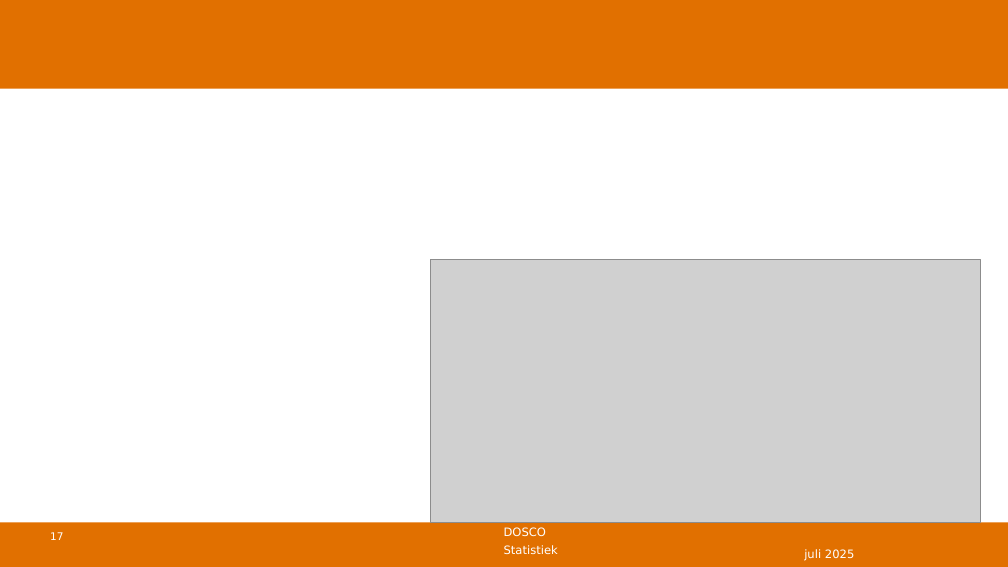
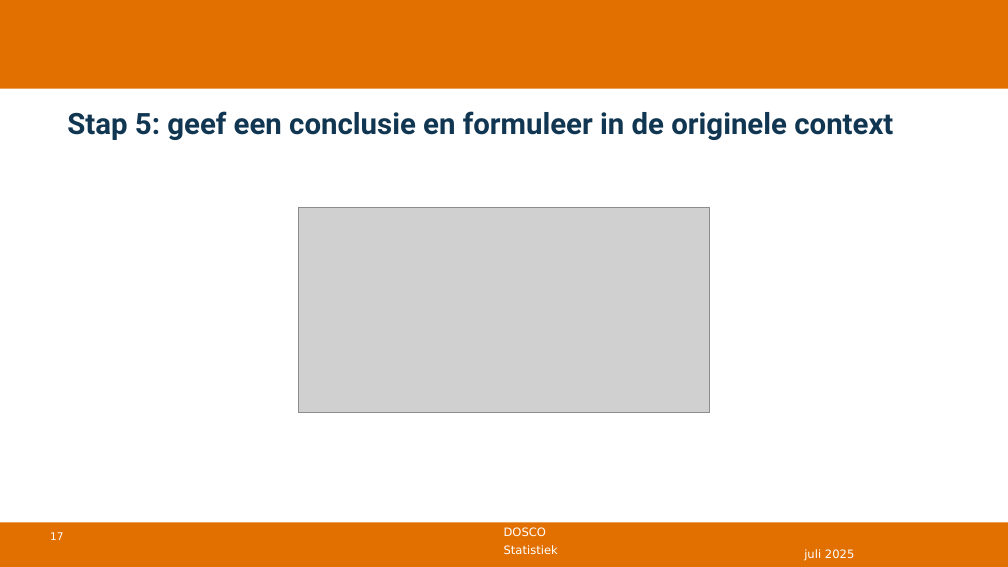
Before and after one commit to DBlom96/Statistiek, a slide deck: slide 17 of Danny/Onderwijs/Statistiek/2024-2025/Slides/Nieuwe slides/Statistiek 2024-2025 -- college 10 -- chikwadraat.pptx. Drawn at 1008x567 pixels with LibreOffice and Linux fonts; fonts in the diff are those of the drawing; grey boxes stand for pictures; background and template pictures are left out. Boxes give left, top, right and bottom in pixels: in the first picture for what was removed or moved away, otherwise in the second. Text is boxed around its words. In the diff, an @@ line names an element or a change of style, - is before the commit and + after.

```diff
--- a/Danny/Onderwijs/Statistiek/2024-2025/Slides/Nieuwe slides/Statistiek 2024-2025 -- college 10 -- chikwadraat.pptx
+++ b/Danny/Onderwijs/Statistiek/2024-2025/Slides/Nieuwe slides/Statistiek 2024-2025 -- college 10 -- chikwadraat.pptx
@@ title added at <box>67,111,893,140</box>, 28 pt, text #113652, bold @@
+Stap 5: geef een conclusie en formuleer in de originele context
@@ picture added at <box>299,207,709,413</box> @@
@@ picture removed at <box>430,260,981,523</box> @@
```
Also in this commit, not shown: 11 other slides changed, 1 slide added, 1 slide removed, 19 other files.
